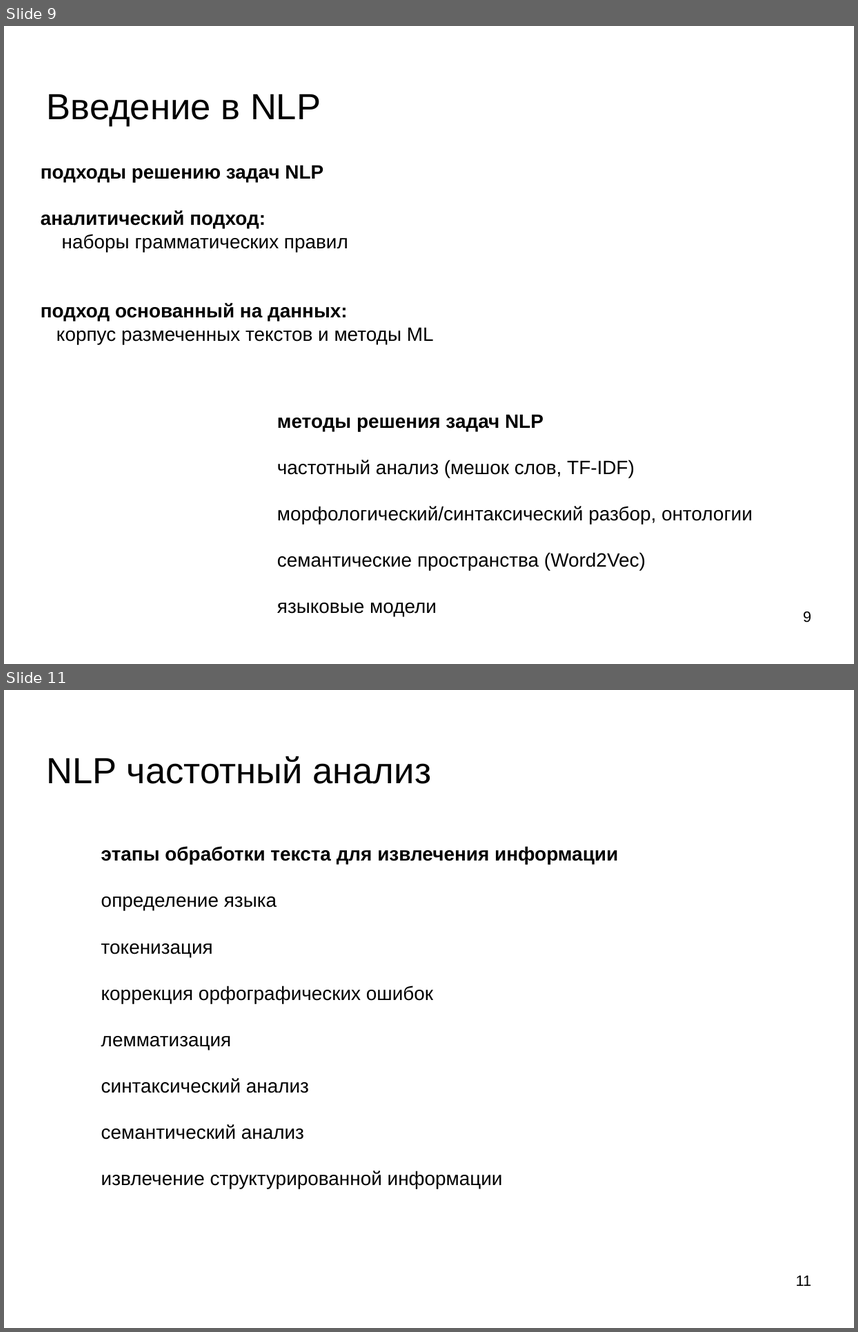
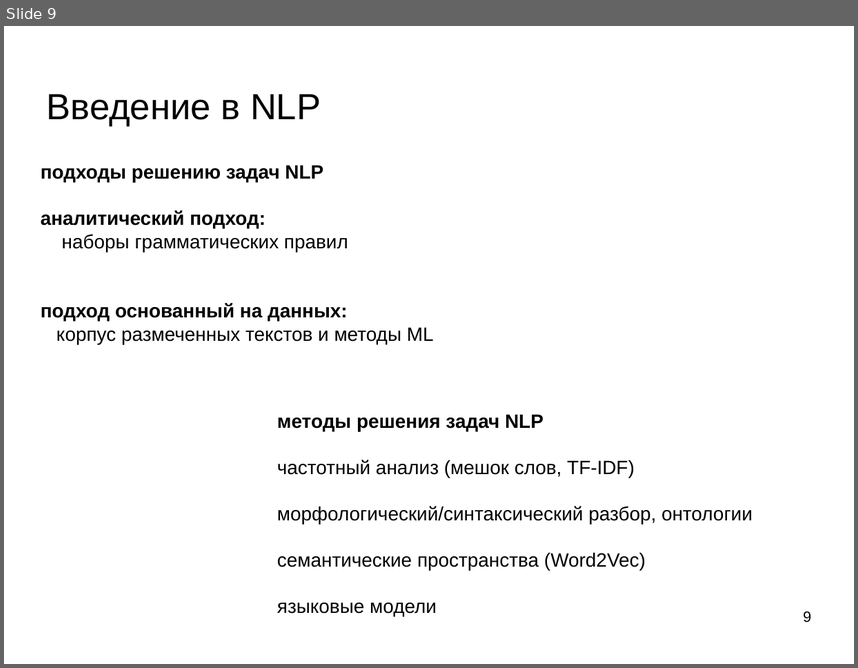
Before and after one commit to mechanoid5/ml_nlp_2024_I, a slide deck: 01-intro.odp. Shown one above the other, each under a label of ours: slides 9 and 11 before the commit, slide 9 after it; the slides between them are not shown. The pictures are 858x1332 and 858x668 pixels, drawn with LibreOffice and Linux fonts; fonts in the diff are those of the drawing; background and template pictures are left out. Boxes give left, top, right and bottom in pixels: in the first picture for what was removed or moved away, otherwise in the second. Text is boxed around its words. In the diff, an @@ line names an element or a change of style, - is before the commit and + after.

```diff
--- a/01-intro.odp
+++ b/01-intro.odp
@@ slide 11 removed at (x1=4, y1=690, x2=854, y2=1328), background picture (left out) @@
@@ title removed at (x1=47, y1=756, x2=431, y2=784) @@
-NLP частотный анализ
@@ text removed at (x1=101, y1=846, x2=618, y2=1188) @@
-этапы обработки текста для извлечения информации
-определение языка
-токенизация
-коррекция орфографических ошибок
-лемматизация
-синтаксический анализ
-семантический анализ
-извлечение структурированной информации
@@ page number removed at (x1=796, y1=1275, x2=812, y2=1285) @@
-11
```
Also in this commit, not shown: 1 slide changed, 1 other file.
